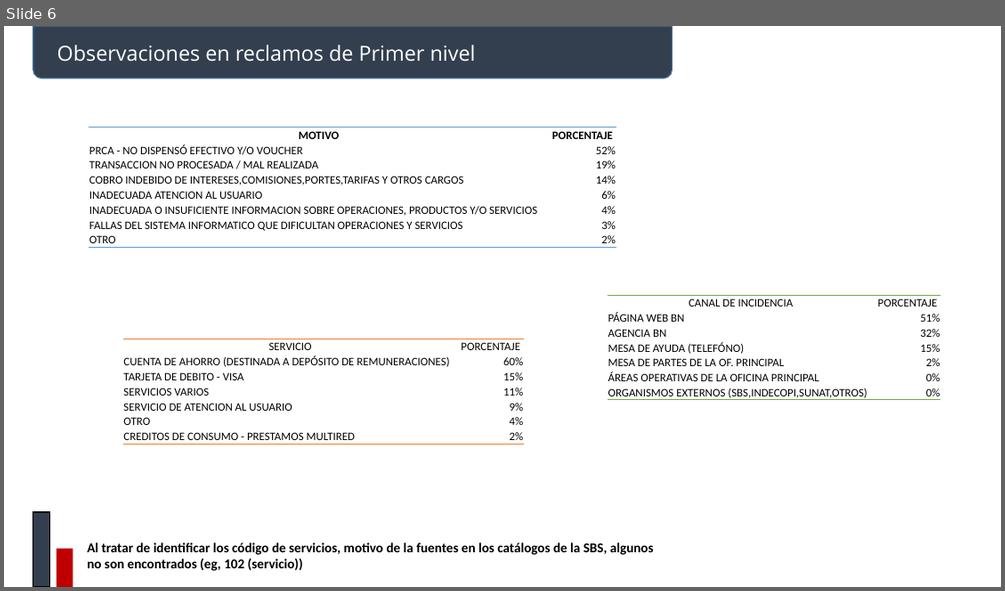
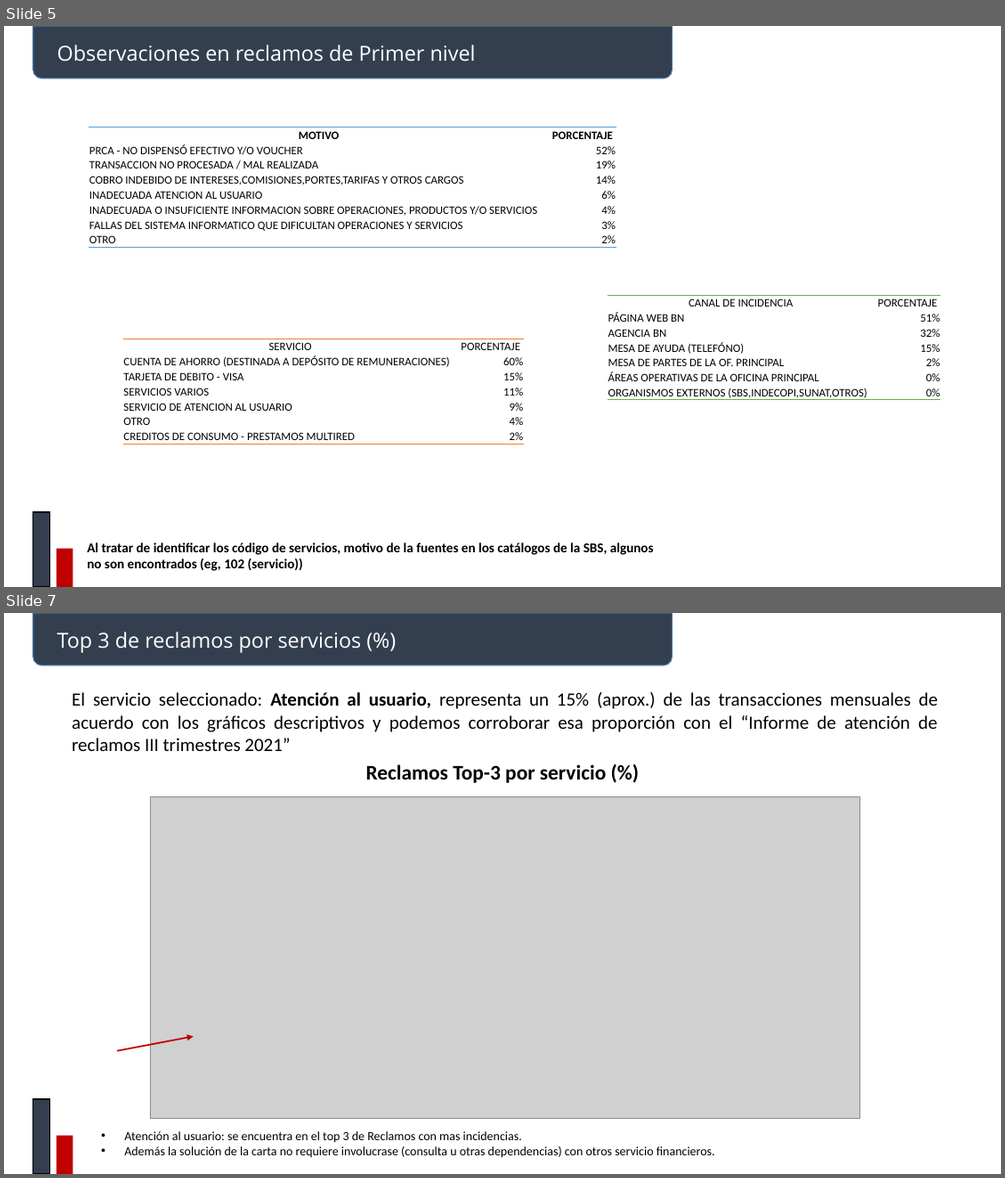
Before and after one commit to johnkbarrera/R2D2, a slide deck: BancoNacion/documentos/Reclamos.pptx. Shown one above the other, each under a label of ours: slide 6 before the commit, slides 5 and 7 after it; the slides between them are not shown. The pictures are 1005x591 and 1005x1178 pixels, drawn with LibreOffice and Linux fonts; fonts in the diff are those of the drawing; grey boxes stand for pictures. Boxes give left, top, right and bottom in pixels: in the first picture for what was removed or moved away, otherwise in the second. Text is boxed around its words. In the diff, an @@ line names an element or a change of style, - is before the commit and + after.

Commit message:
reclamos 03 01

```diff
--- a/BancoNacion/documentos/Reclamos.pptx
+++ b/BancoNacion/documentos/Reclamos.pptx
@@ slide 7 added at (4, 613, 1001, 1174), background #FFFFFF @@
@@ round same rect added at (33, 613, 672, 666), fill #333F50, outline #43739E 1 pt @@
@@ text added at (57, 632, 362, 653), 20 pt, text #FFFFFF @@
+Top 3 de reclamos por servicios (%)
@@ text added at (72, 692, 938, 751), 18 pt, text #000000 @@
+El servicio seleccionado: Atención al usuario, representa un 15% (aprox.) de las transacciones mensuales de acuerdo con los gráficos descriptivos y podemos corroborar esa proporción con el “Informe de atención de reclamos III trimestres 2021”
@@ text added at (366, 764, 606, 783), 20 pt, text #000000, bold @@
+Reclamos Top-3 por servicio (%)
@@ picture added at (150, 796, 860, 1118) @@
@@ arrow added from (117, 1051) to (194, 1037), #C00000 1.5 pt @@
@@ rectangle added at (33, 1099, 49, 1174), fill #333F50, outline #000000 1 pt @@
@@ rectangle added at (57, 1135, 73, 1174), fill #C00000 @@
@@ text added at (124, 1131, 715, 1158), 12 pt, text #000000 @@
+  • Atención al usuario: se encuentra en el top 3 de Reclamos con mas incidencias.
+  • Además la solución de la carta no requiere involucrase (consulta u otras dependencias) con otros servicio financieros.
@@ what was slide 6 is now slide 5 @@
```
Also in this commit, not shown: 4 other slides added, 2 other files.
